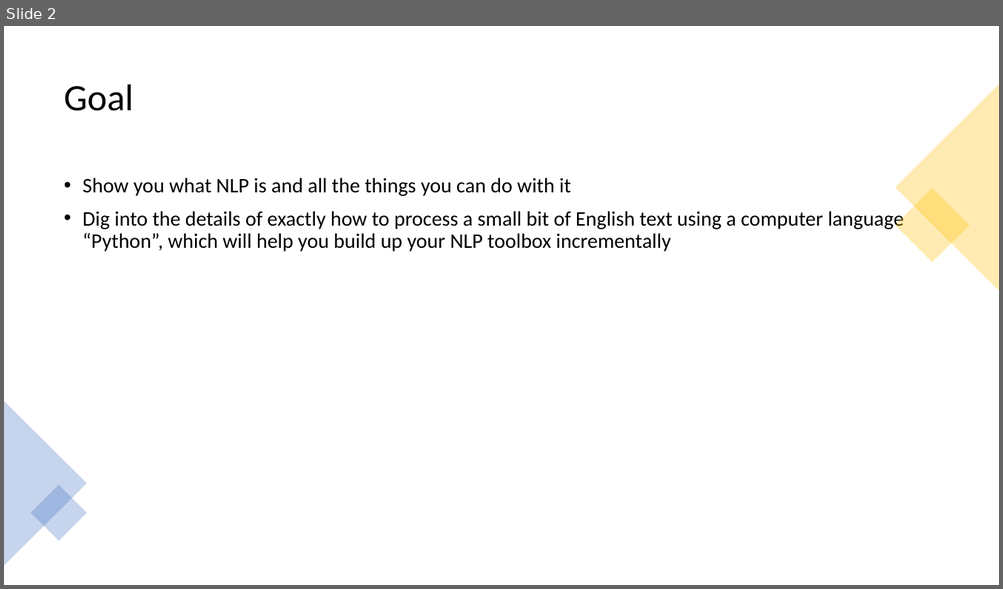
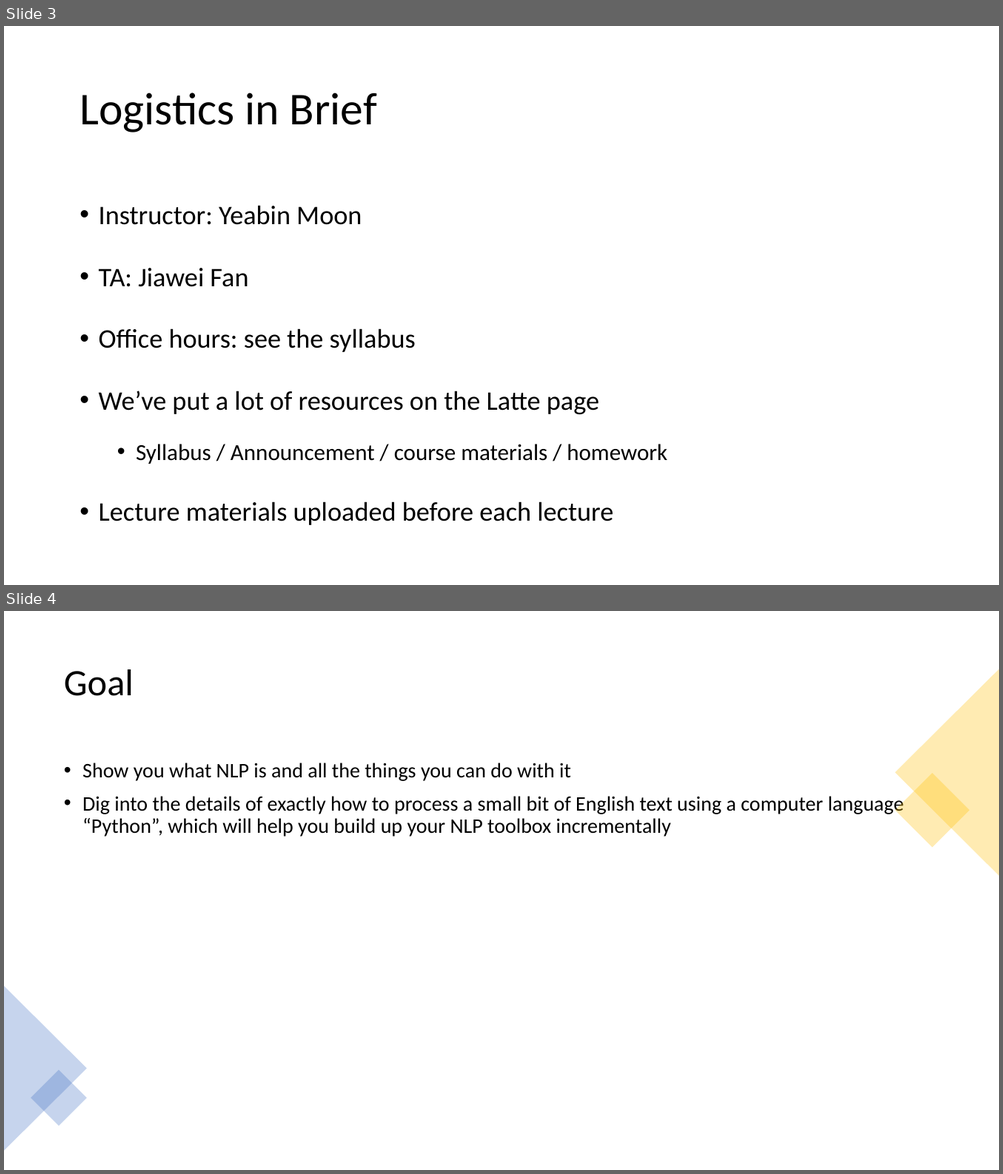
Before and after one commit to YeabinMoonEcon/BUS211, a slide deck: BUS243_NLP/lecture_notes/Presentation1.pptx. Shown one above the other, each under a label of ours: slide 2 before the commit, slides 3 and 4 after it. The pictures are 1003x589 and 1003x1174 pixels, drawn with LibreOffice and Linux fonts; fonts in the diff are those of the drawing. Boxes give left, top, right and bottom in pixels: in the first picture for what was removed or moved away, otherwise in the second. Text is boxed around its words. In the diff, an @@ line names an element or a change of style, - is before the commit and + after.

```diff
--- a/BUS243_NLP/lecture_notes/Presentation1.pptx
+++ b/BUS243_NLP/lecture_notes/Presentation1.pptx
@@ slide 3 added at (x1=4, y1=26, x2=999, y2=585), background #FFFFFF @@
@@ title added at (x1=79, y1=93, x2=377, y2=133), 44 pt, text #000000 @@
+Logistics in Brief
@@ text added at (x1=99, y1=205, x2=667, y2=526), 25.9 pt, text #000000 @@
+• Instructor: Yeabin Moon
+• TA: Jiawei Fan
+• Office hours: see the syllabus
+• We’ve put a lot of resources on the Latte page
+  • Syllabus / Announcement / course materials / homework
+• Lecture materials uploaded before each lecture
@@ what was slide 2 is now slide 4 @@
```
Also in this commit, not shown: 2 other slides added, 1 slide removed, 10 other files.
